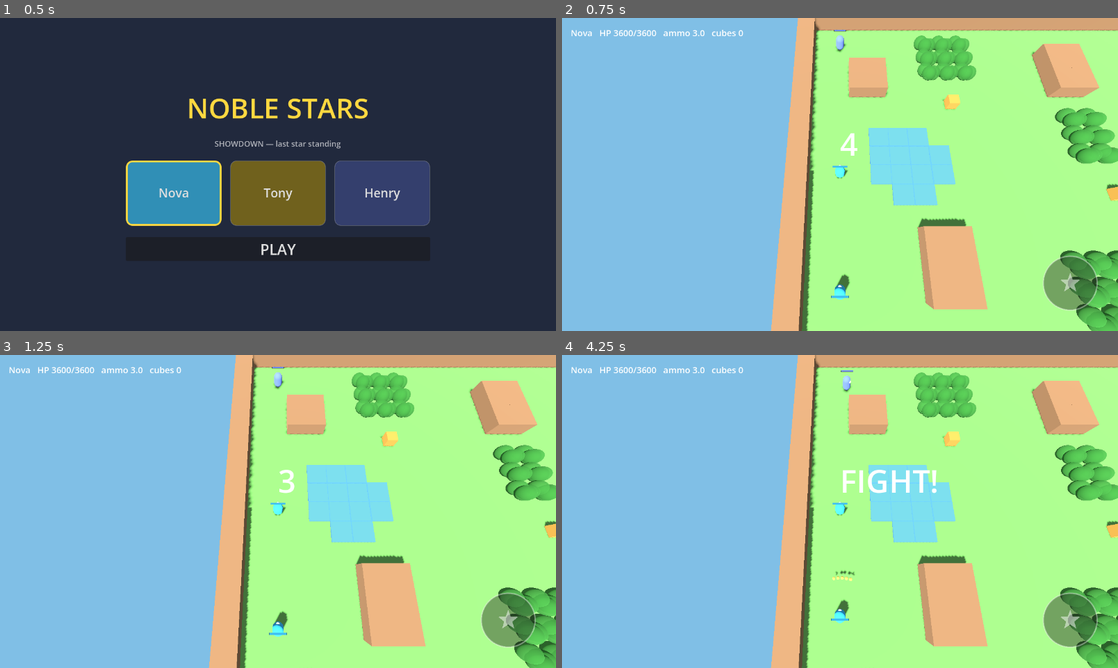
Above: before the commit, frames 1-4 (two rows, left to right).
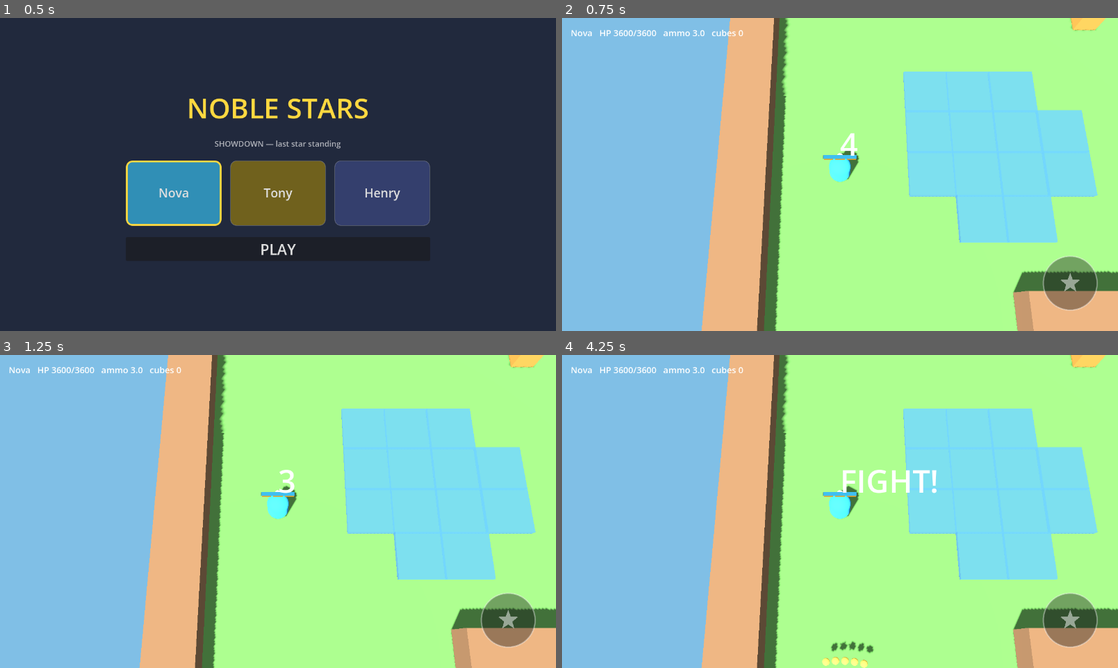
Above: after the commit, the same moments.

Repository: rydercarlson/NobleStars
Game: Godot game, scene res://menu.tscn
Two runs of this game, one before a commit and one after it. Both use one fixed random seed, a clock stepped at 60 frames per second and the inputs below.
Inputs (mouse positions are in pixels of both pictures, inside the frame that each line leads up to):
- Up to frame 1 (0.5 s): no input
- Up to frame 2 (0.75 s): click "PLAY" at 0.5 s
- Up to frame 3 (1.25 s): no input
- Up to frame 4 (4.25 s): tap Enter at 1.25, 2.75 s; move the mouse to (962, 495) at 1.27 s; hold D 1.28-2 s; hold R 1.28-2 s; click (962, 495) at 1.42 s; tap Space at 1.52, 2, 3.5 s; drag from (728, 527) to (812, 574) at 2.02 s; move the mouse to (895, 442) at 2.77 s; hold D 2.78-3.5 s; hold R 2.78-3.5 s; drag from (812, 574) to (673, 464) at 3.52 s

Frame 1 is identical in both runs. In frame 2, 46% of the frame differs, in the area x 25-100%, y 0-100%; in frame 3, 46%; in frame 4, 46%.

Commit message:
HUD & feel fixes: anchored health drain, ammo pips, aim indicator
- Health bars drain from the right with a fixed left edge (were
  collapsing inward symmetrically)
- Three ammo pips under every health bar, refilling left-to-right
- Ground-projected aim indicator while dragging the aim stick: spread
  cone for pellets/melee/dash, landing circle for lobs; orange when
  aiming the Super
- Tapped Super with no auto-aim target keeps its charge instead of
  firing blind at facing (this is what made supers feel broken)
- Camera zoomed in to ~12 tiles across (was ~15), Brawl-like framing
  kept at FOV 40

Co-Authored-By: Claude Fable 5 <noreply@anthropic.com>
Claude-Session: https://claude.ai/code/session_01QHyEsjKJH9ZerRJZDzHHz1

Diff:
--- a/godot/scripts/fighter.gd
+++ b/godot/scripts/fighter.gd
@@ -25,7 +25,14 @@
 var _attack_anim_until := 0.0
 var _bar_fill: Sprite3D
 var _bar_bg: Sprite3D
+var _ammo_backs: Array[Sprite3D] = []
+var _ammo_fills: Array[Sprite3D] = []
+var _last_ammo_shown := -1.0
 var _pending_popup := 0
+
+const BAR_WIDTH := 1.06   # _bar_fill scale.x at full health
+const PIP_WIDTH := 0.30
+const PIP_GAP := 0.08
 
 func is_dead() -> bool:
 	return health <= 0
@@ -63,6 +70,9 @@
 
 	_bar_bg = _bar(Color(0.1, 0.1, 0.1, 0.8), 2.25)
 	_bar_fill = _bar(kit.color, 2.28)
+	for i in 3:
+		_ammo_backs.append(_pip(i, Color(0.1, 0.1, 0.1, 0.7), 2.06))
+		_ammo_fills.append(_pip(i, Color(1.0, 0.65, 0.1, 0.95), 2.08))
 	_refresh_bar()
 
 ## Rigged Meshy character: model stands on y=0 facing -Z, clips per kit.
@@ -146,10 +156,35 @@
 	add_child(s)
 	return s
 
+func _pip(index: int, color: Color, y: float) -> Sprite3D:
+	var s := Sprite3D.new()
+	s.texture = white_tex()
+	s.modulate = color
+	s.billboard = BaseMaterial3D.BILLBOARD_ENABLED
+	s.no_depth_test = true
+	s.pixel_size = 0.3
+	s.scale = Vector3(PIP_WIDTH, 0.07, 1)
+	s.position = Vector3(1.2 * (-0.38 + (PIP_WIDTH + PIP_GAP) * index), y, 0)
+	add_child(s)
+	return s
+
 func _refresh_bar() -> void:
+	# Health drains from the right; the left edge stays fixed.
 	var frac: float = clamp(float(health) / float(max_health), 0.0, 1.0)
-	_bar_fill.scale.x = 1.06 * frac
-	_bar_fill.position.x = -0.53 * (1.0 - frac) * 1.1 * 0.0  # centered is fine at this size
+	_bar_fill.scale.x = BAR_WIDTH * frac
+	_bar_fill.position.x = -(BAR_WIDTH * 1.2 / 2.0) * (1.0 - frac)
+
+func _refresh_ammo() -> void:
+	if abs(ammo - _last_ammo_shown) < 0.02:
+		return
+	_last_ammo_shown = ammo
+	for i in 3:
+		var f: float = clamp(ammo - i, 0.0, 1.0)
+		_ammo_fills[i].scale.x = max(PIP_WIDTH * f, 0.001)
+		# Anchor each pip's fill to its own left edge.
+		var pip_left := -0.53 + (PIP_WIDTH + PIP_GAP) * i
+		_ammo_fills[i].position.x = 1.2 * (pip_left + PIP_WIDTH * f / 2.0)
+		_ammo_fills[i].visible = f > 0.02
 
 func apply_movement(input_dir: Vector3) -> void:
 	if is_dashing():
@@ -223,6 +258,7 @@
 func tick(delta: float, now: float) -> void:
 	if ammo < Kits.MAX_AMMO:
 		ammo = min(Kits.MAX_AMMO, ammo + delta / Kits.AMMO_RECHARGE_SECONDS)
+	_refresh_ammo()
 	if not is_dead() and health < max_health and now - last_damage_at > Kits.REGEN_DELAY:
 		health = min(max_health, health + int(ceil(max_health * Kits.REGEN_RATE_PER_SECOND * delta)))
 		_refresh_bar()
--- a/godot/scripts/main.gd
+++ b/godot/scripts/main.gd
@@ -27,8 +27,12 @@
 var results: Control
 var results_title: Label
 var aiming_super := false
-
-const CAMERA_OFFSET := Vector3(0, 19, 6.0)   # steeper, more top-down
+var aim_mesh: MeshInstance3D
+
+# Narrow FOV + long distance ≈ Brawl Stars' near-orthographic look; shows
+# ~12 tiles across at 16:9, close to Brawl's framing.
+const CAMERA_OFFSET := Vector3(0, 18.0, 5.7)
+const CAMERA_FOV := 40.0
 const TAP_THRESHOLD := 0.3
 
 # Debug hooks
@@ -54,7 +58,20 @@
 	add_child(env)
 
 	cam = Camera3D.new()
+	cam.fov = CAMERA_FOV
 	add_child(cam)
+
+	# Ground-projected aim indicator (cone / lob landing circle).
+	aim_mesh = MeshInstance3D.new()
+	aim_mesh.mesh = ImmediateMesh.new()
+	var aim_mat := StandardMaterial3D.new()
+	aim_mat.shading_mode = BaseMaterial3D.SHADING_MODE_UNSHADED
+	aim_mat.vertex_color_use_as_albedo = true
+	aim_mat.transparency = BaseMaterial3D.TRANSPARENCY_ALPHA
+	aim_mat.cull_mode = BaseMaterial3D.CULL_DISABLED
+	aim_mesh.material_override = aim_mat
+	add_child(aim_mesh)
+
 	_build_hud()
 
 	var shots := OS.get_environment("NS3_SHOTS")
@@ -476,9 +493,48 @@
 
 	for f in fighters:
 		f.update_animation(now)
+	_update_aim_indicator()
 	_update_concealment()
 	_update_status()
 	_shot_check()
+
+func _update_aim_indicator() -> void:
+	var im: ImmediateMesh = aim_mesh.mesh
+	im.clear_surfaces()
+	if phase != Phase.PLAYING or player == null or not is_instance_valid(player) \
+			or player.is_dead() or not aim_stick.active \
+			or aim_stick.value.length() < TAP_THRESHOLD:
+		return
+	var weapon: Dictionary = player.kit["super"] if aiming_super else player.kit.weapon
+	var color := Color(1.0, 0.7, 0.2, 0.4) if aiming_super else Color(1, 1, 1, 0.3)
+	var origin := player.global_position + Vector3(0, 0.08, 0)
+	var dir := Vector3(aim_stick.value.x, 0, aim_stick.value.y).normalized()
+
+	im.surface_begin(Mesh.PRIMITIVE_TRIANGLES)
+	im.surface_set_color(color)
+	if int(weapon.style) == Kits.Style.LOB:
+		# Landing-zone circle at the throw distance.
+		var dist: float = clamp(aim_stick.value.length() * weapon.range,
+								Kits.TILE * 1.5, weapon.range)
+		var center := origin + dir * dist
+		for i in 24:
+			var a0 := TAU * i / 24.0
+			var a1 := TAU * (i + 1) / 24.0
+			im.surface_add_vertex(center)
+			im.surface_add_vertex(center + Vector3(cos(a0), 0, sin(a0)) * weapon.aoe)
+			im.surface_add_vertex(center + Vector3(cos(a1), 0, sin(a1)) * weapon.aoe)
+	else:
+		# Cone matching the attack's spread and range.
+		var half := deg_to_rad(maxf(weapon.spread_deg, 8.0)) / 2.0
+		var base := atan2(dir.x, dir.z)
+		var steps := 12
+		for i in steps:
+			var a0 := base - half + 2.0 * half * i / steps
+			var a1 := base - half + 2.0 * half * (i + 1) / steps
+			im.surface_add_vertex(origin)
+			im.surface_add_vertex(origin + Vector3(sin(a0), 0, cos(a0)) * weapon.range)
+			im.surface_add_vertex(origin + Vector3(sin(a1), 0, cos(a1)) * weapon.range)
+	im.surface_end()
 
 func _run_playing(delta: float) -> void:
 	if not player.is_dead():
@@ -586,13 +642,15 @@
 	else:
 		_auto_aim_fire(weapon, use_super)
 
-func _auto_aim_fire(weapon: Dictionary, _use_super: bool) -> void:
+func _auto_aim_fire(weapon: Dictionary, use_super: bool) -> void:
 	var enemy := nearest_visible_enemy(player, weapon.range * 1.1)
 	if enemy:
 		var v := enemy.global_position - player.global_position
 		_fire_player(weapon, v, v.length())
-	else:
+	elif not use_super:
 		_fire_player(weapon, player.facing, weapon.range)
+	# A tapped Super with no target keeps its charge instead of firing blind;
+	# drag from the button to aim it manually.
 
 func _update_concealment() -> void:
 	if player == null:
@@ -608,9 +666,11 @@
 func _process(_delta: float) -> void:
 	if player == null or not is_instance_valid(player):
 		return
+	# Translate only — rotation is fixed at match start. Re-aiming at the
+	# player every frame yaws/rolls the world whenever the camera lags a
+	# strafing player.
 	var target := player.global_position + CAMERA_OFFSET
-	cam.global_position = cam.global_position.lerp(target, 0.08)
-	cam.look_at(player.global_position, Vector3.UP)
+	cam.global_position = cam.global_position.lerp(target, 0.15)
 
 func _update_status() -> void:
 	if player == null:
Not shown, changed: CLAUDE.md
Not shown, added: Play NobleStars 3D.command
